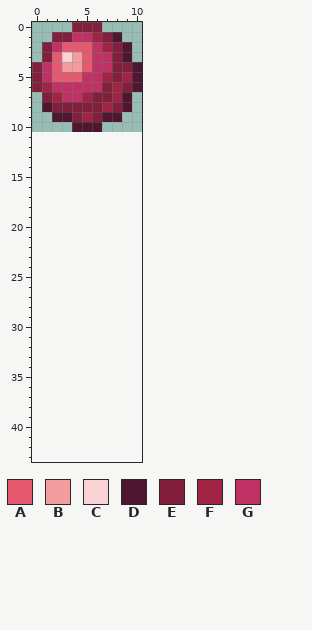
Pixel-art sprite, stored at Projectiles/SprinklingBall.png. The first picture shows the starting point.
The file is 22x22 pixels, drawn in blocks of 2x2; one block is one cell here. Colours within 5 levels of each other are drawn and written as one. The old version is drawn lined up with the new one, on the new canvas.
Palette (. is transparent): A #e6596f  B #f49d9f  C #fbd2d3  D #4f172f  E #811f3d  F #a22444  G #c13164
Pixels before, first column x 0:
 0 ....EEE....
 1 ..EEGGFED..
 2 .EGAAAGFED.
 3 .EACBAGGED.
 4 EGABBAGGEED
 5 EGAAAGGFEFD
 6 EFGGGGGEFED
 7 .EFGGFEEFD.
 8 .DEEEEEFED.
 9 ..DDEFEDD..
10 ....DDD....
Now the later version:
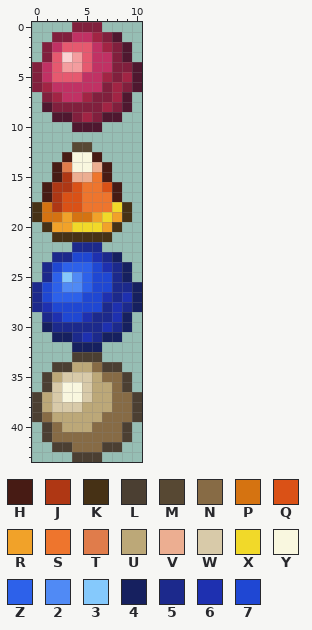
Colours new in this view: H #471b14  J #af3714  K #463115  L #4b3f32  M #574833  N #876b45  P #d57311  Q #da5116  R #f1a229  S #ee752d  T #e07c4b  U #bca878  V #ecae91  W #d8caa9  X #f1d929  Y #f9f7df  Z #2d61ea  2 #508af5  3 #85c9fc  4 #16205f  5 #1c298c  6 #1e30b0  7 #1f47d3
Difference:
canvas 11x11 -> 11x44
Changed rows in their new state; - is an unchanged pixel.
first column x 0:
12 ----MM-----
13 ---HYYH----
14 --HTYYVH---
15 --HJVVSH---
16 -HJJQSSQH--
17 -HJQQSSSH--
18 KPJQQSSSXK-
19 KPPRPPRXRK-
20 -KRRXXXRK--
21 --KKKKKK---
22 ----555----
23 --5577654--
24 -57ZZZ7654-
25 -5Z32Z7754-
26 57Z22Z77554
27 57ZZZ776564
28 56777775654
29 -567765564-
30 -455555654-
31 --4456544--
32 ----444----
33 ----LLL----
34 --LLUUNLL--
35 -LUWWWUNNL-
36 -LWYYWUUNL-
37 LUWYYWUUNNL
38 LUWWWUUUNNL
39 LNUUUUUNNNL
40 -LNUUUNNNL-
41 -LNNNNNNNL-
42 --LLNNNLL--
43 ----LLL----
Pixel boxes of the changes (left, top, right, bottom) in both pictures:
added: (32, 142, 142, 462)
